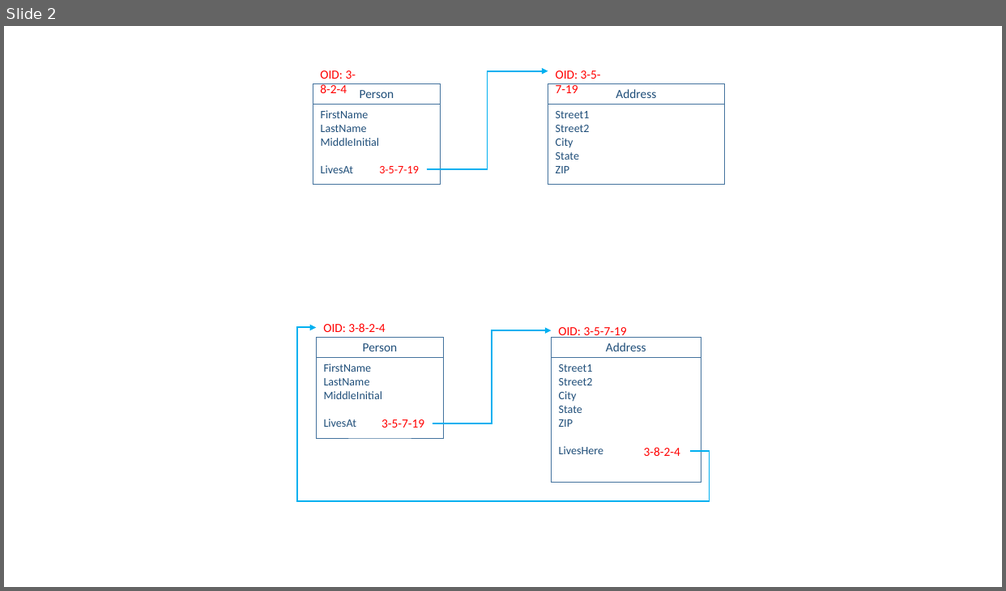
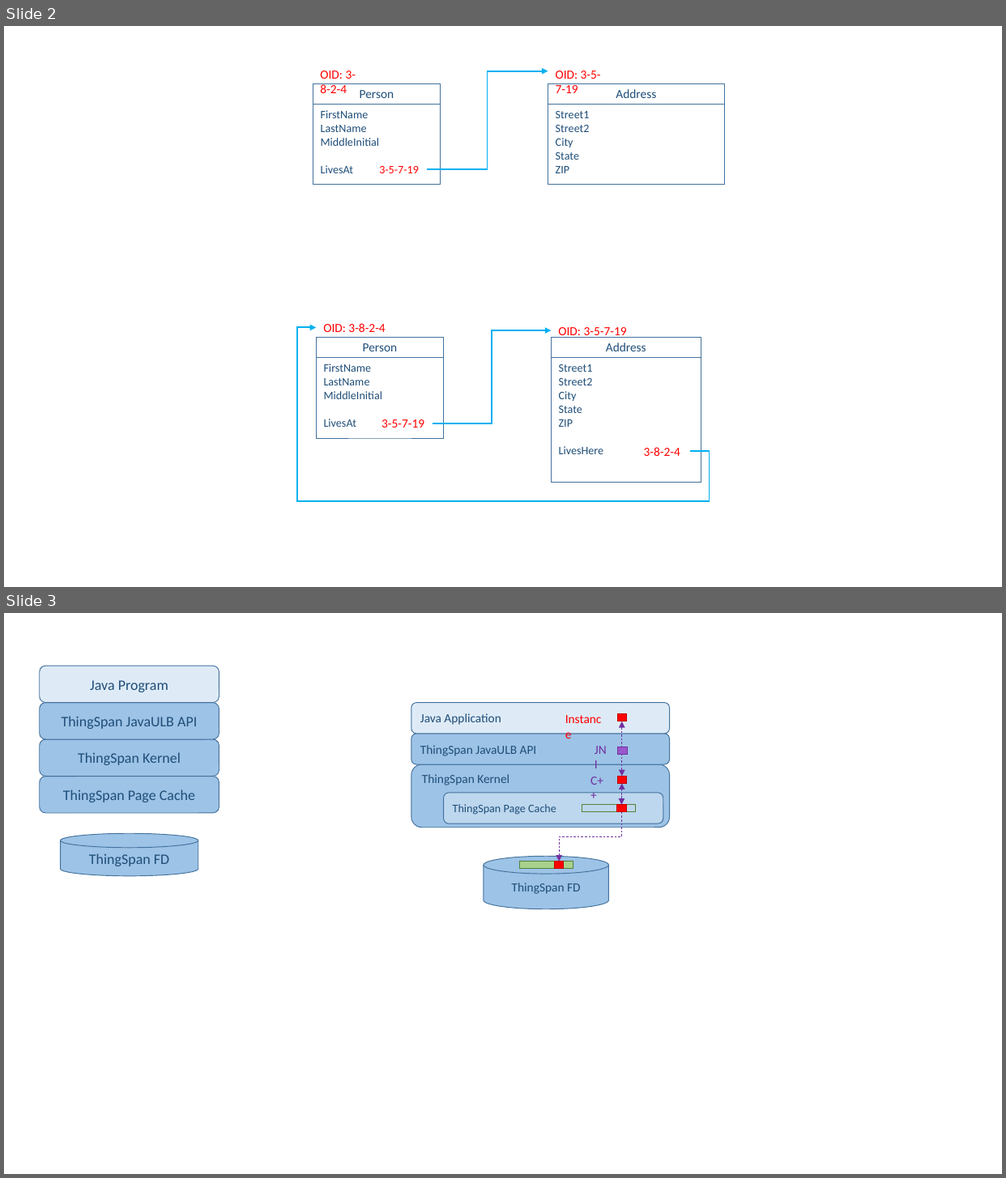
Before and after one commit to objectivity/JavaULBTraining, a slide deck: docs/Java ULB Diagrams.pptx. Shown one above the other, each under a label of ours: slide 2 before the commit, slides 2 and 3 after it. The pictures are 1006x591 and 1006x1178 pixels, drawn with LibreOffice and Linux fonts; fonts in the diff are those of the drawing. Boxes give left, top, right and bottom in pixels: in the first picture for what was removed or moved away, otherwise in the second. Text is boxed around its words. In the diff, an @@ line names an element or a change of style, - is before the commit and + after.

```diff
--- a/docs/Java ULB Diagrams.pptx
+++ b/docs/Java ULB Diagrams.pptx
@@ slide 3 added at (4,613,1002,1174), background #FFFFFF @@
@@ group added at (39,666,219,813): 4 rounded rectangles @@
+ThingSpan Page Cache
+ThingSpan Kernel
+ThingSpan JavaULB API
+Java Program
@@ group added at (411,703,670,909): 7 rectangles, 4 rounded rectangles, 3 texts, 1 elbow double arrow, 1 double arrow, 1 cylinder, 1 elbow arrow @@
+ThingSpan Kernel
+ThingSpan JavaULB API
+Java Application
+Instance
+ThingSpan Page Cache
+JNI
+C++
+ThingSpan FD
@@ cylinder added at (60,834,198,876), fill #9DC3E6, outline #43739E 0.75 pt, 14 pt, text #1F4E79 @@
+ThingSpan FD
```
Also in this commit, not shown: 1 other file.
